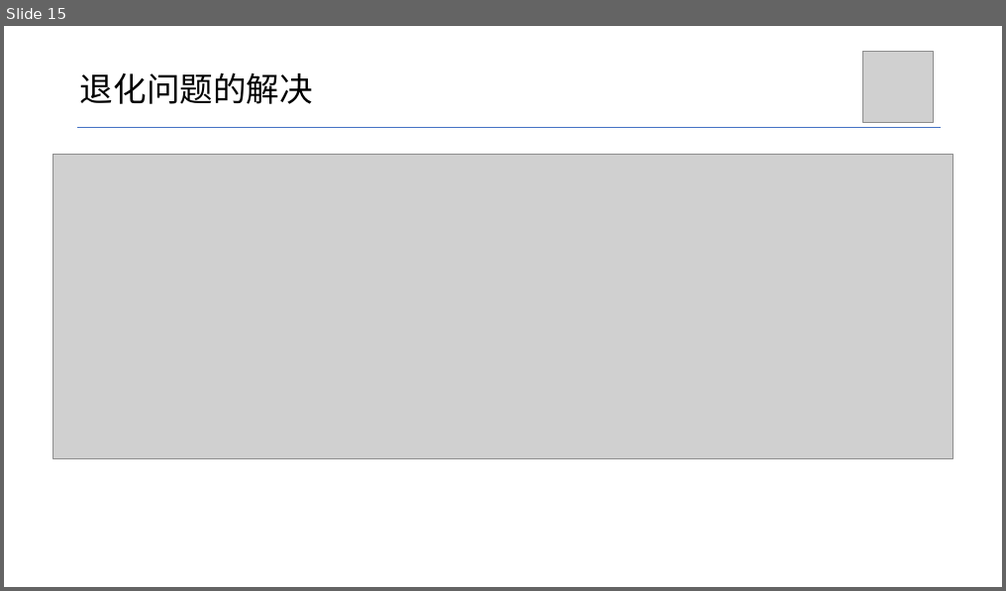
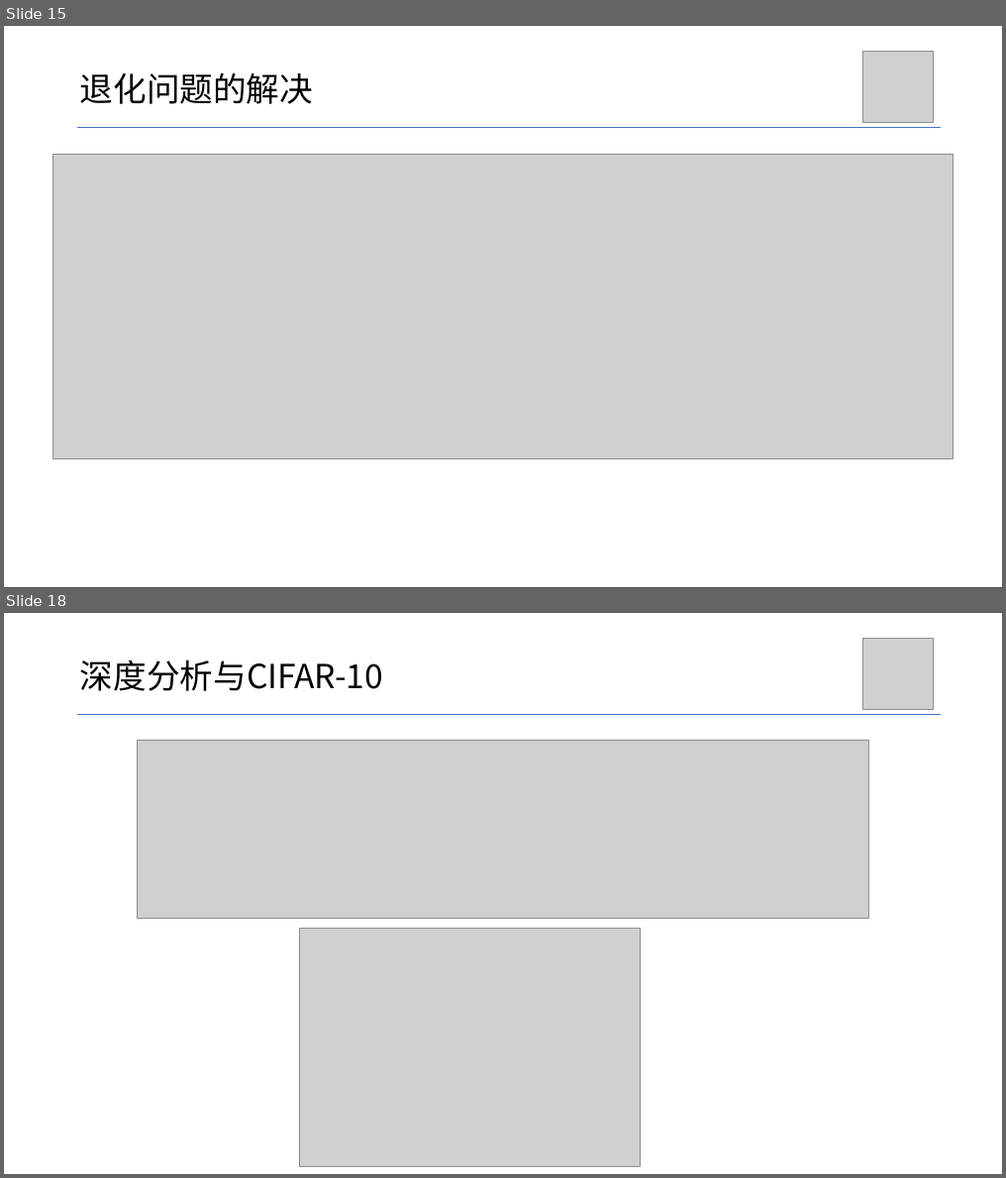
Before and after one commit to Grimm114514/cv-homework, a slide deck: 文献阅读/张宗桪-.pptx. Shown one above the other, each under a label of ours: slide 15 before the commit, slides 15 and 18 after it; the slides between them are not shown. The pictures are 1006x591 and 1006x1178 pixels, drawn with LibreOffice and Linux fonts; fonts in the diff are those of the drawing; grey boxes stand for pictures. Boxes give left, top, right and bottom in pixels: in the first picture for what was removed or moved away, otherwise in the second. Text is boxed around its words. In the diff, an @@ line names an element or a change of style, - is before the commit and + after.

```diff
--- a/文献阅读/张宗桪-.pptx
+++ b/文献阅读/张宗桪-.pptx
@@ slide 18 added at (x1=4, y1=613, x2=1002, y2=1174), background #FFFFFF @@
@@ picture added at (x1=862, y1=639, x2=934, y2=710) @@
@@ title added at (x1=80, y1=660, x2=383, y2=691), 32 pt, text #000000 @@
+深度分析与CIFAR-10
@@ line added from (77, 714) to (941, 714), #4472C4 0.5 pt @@
@@ picture added at (x1=138, y1=740, x2=869, y2=919) @@
@@ picture added at (x1=299, y1=928, x2=640, y2=1167) @@
```
Also in this commit, not shown: 4 slides changed, 3 other slides added, 1 slide removed, 3 other files.
